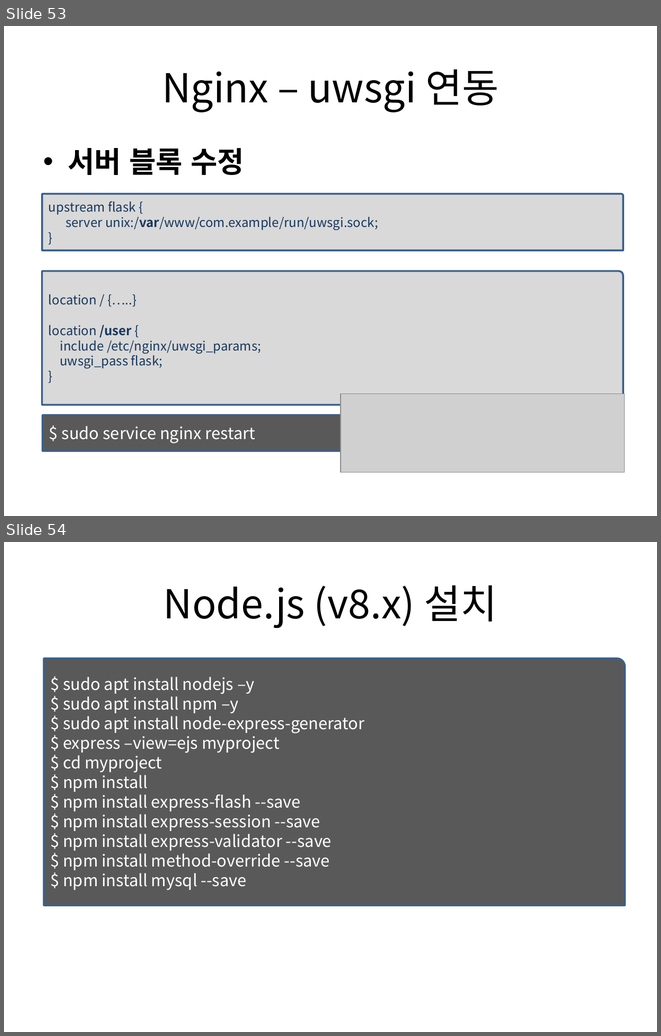
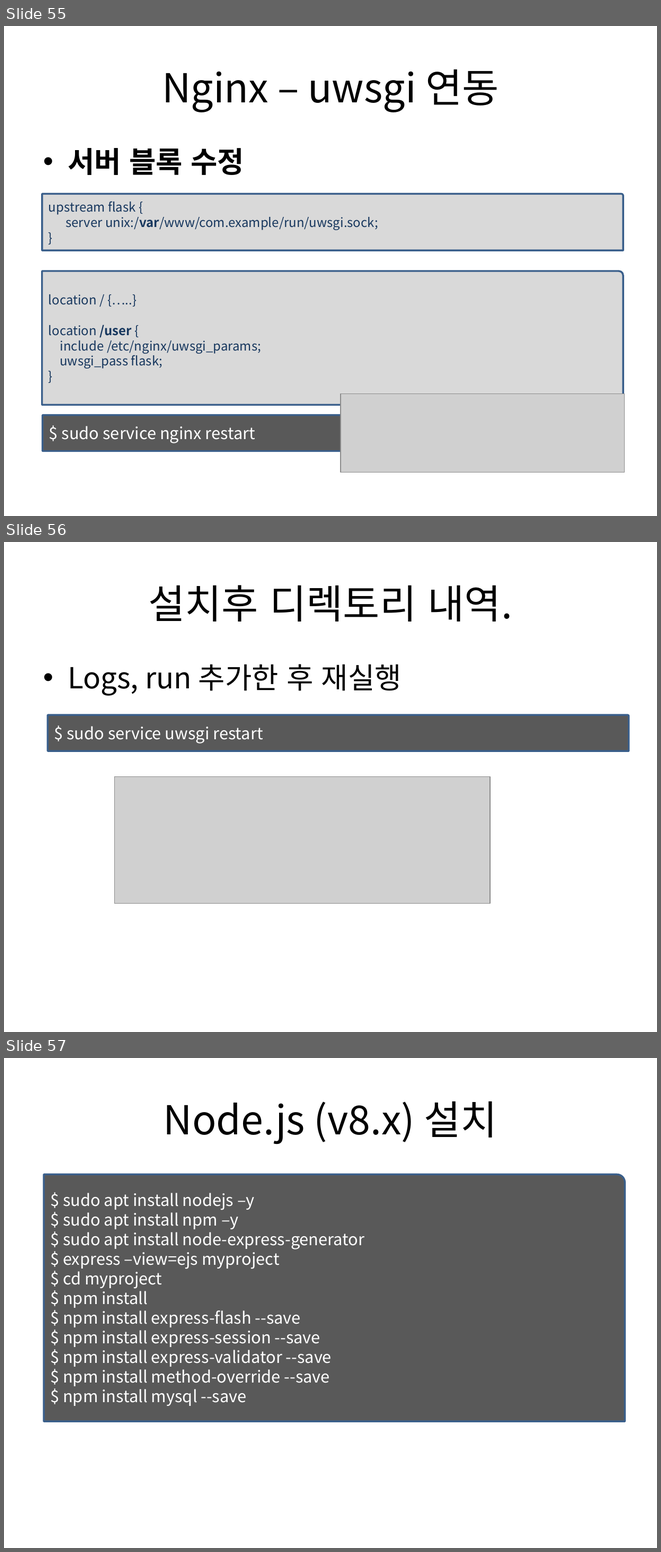
Before and after one commit to tuxxon/android_dev_lecture, a slide deck: 01.안드로이드 모바일 앱 개발-백엔드-안국환.pptx. Shown one above the other, each under a label of ours: slides 53 and 54 before the commit, slides 55, 56 and 57 after it. The pictures are 661x1036 and 661x1552 pixels, drawn with LibreOffice and Linux fonts; fonts in the diff are those of the drawing; grey boxes stand for pictures. Boxes give left, top, right and bottom in pixels: in the first picture for what was removed or moved away, otherwise in the second. Text is boxed around its words. In the diff, an @@ line names an element or a change of style, - is before the commit and + after.

```diff
--- a/01.안드로이드 모바일 앱 개발-백엔드-안국환.pptx
+++ b/01.안드로이드 모바일 앱 개발-백엔드-안국환.pptx
@@ slide 56 added at (4,542,657,1032), background #FFFFFF @@
@@ title added at (148,585,512,622), 44 pt, text #000000 @@
+설치후 디렉토리 내역.
@@ text added at (68,664,402,696), 32 pt, text #000000 @@
+• Logs, run 추가한 후 재실행
@@ round rect added at (48,715,629,751), fill #595959, outline #3A5F8C 2 pt, 18 pt, text #FFFFFF @@
+$ sudo service uwsgi restart
@@ picture added at (114,776,490,903) @@
@@ what was slide 53 is now slide 55 @@
@@ what was slide 54 is now slide 57 @@
```
Also in this commit, not shown: 2 slides changed, 2 other slides added.
